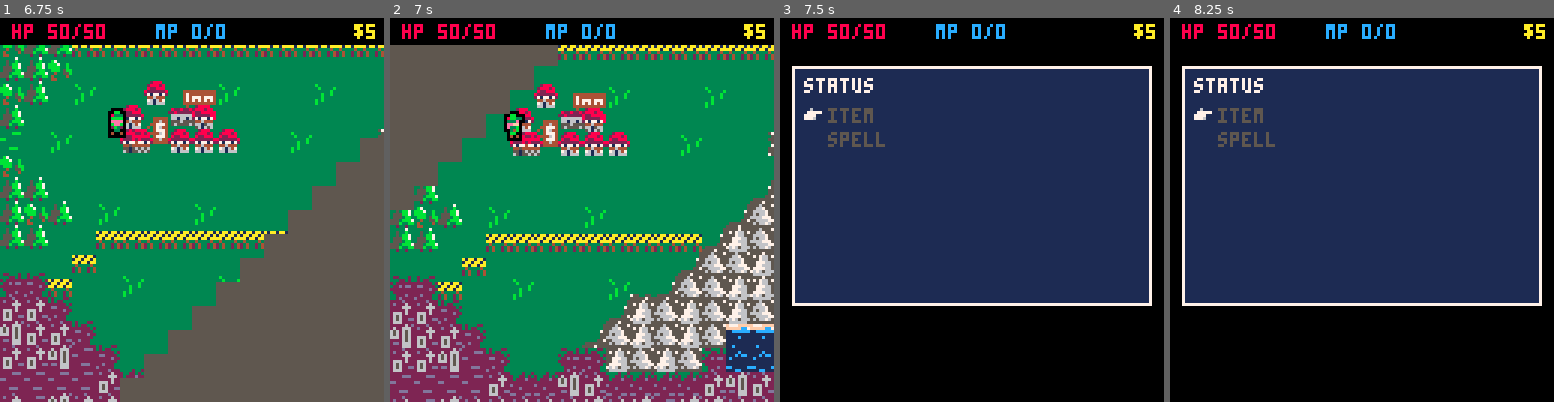
Above: before the commit, frames 1-4 (left to right).
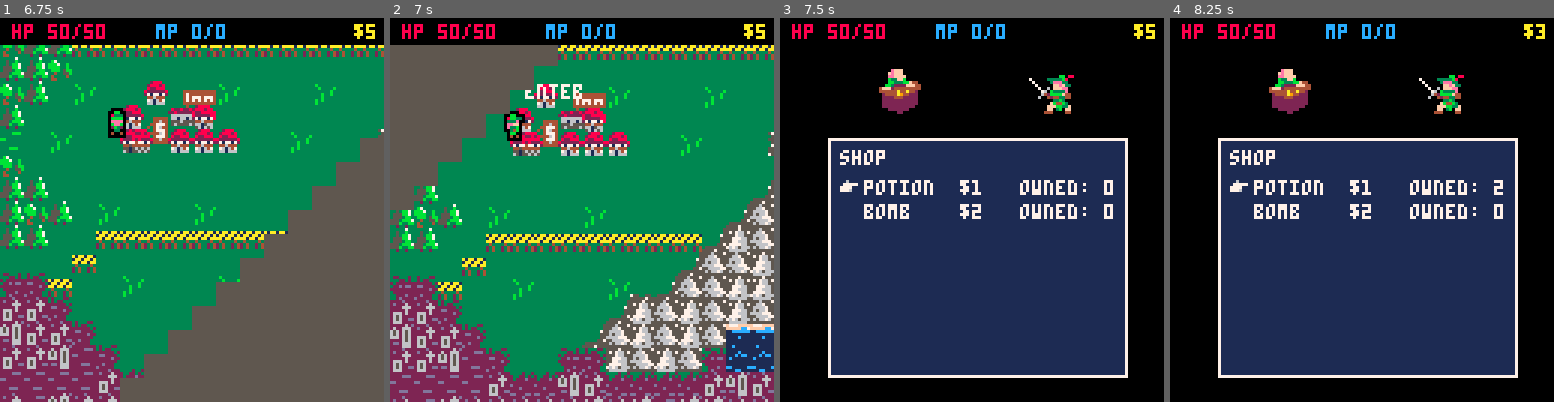
Above: after the commit, the same moments.

Repository: AddisonMink/pico8-rpg
Game: PICO-8 cartridge main.p8
The game is run twice, just before and just after one commit, with the same random seed, the same clock (stepped at 60 frames per second) and the same inputs.
Inputs:
- Up to frame 1 (6.75 s): tap X (X key) at 0.33, 1.07, 1.85, 2.97, 4.08, 5.2, 6.32 s; tap O (Z key) at 0.7, 1.7, 2.1, 2.5, 2.9, 3.3, 3.7, 4.1, 4.5, 4.9, 5.3, 5.7, 6.1, 6.5 s; hold Right 1.6-2.1 s; hold Up 2.15-2.42 s; hold Right 2.47-3.03 s; hold Left 3.08-3.58 s; hold Down 3.63-3.97 s; hold Right 4.02-4.68 s; hold Up 4.73-5.03 s; hold Left 5.08-5.68 s; hold Down 5.73-6.03 s; hold Right 6.08-6.58 s; hold Right from 6.63 s (still down)
- Up to frame 2 (7 s): keep holding Right; tap O (Z key) at 6.9 s
- Up to frame 3 (7.5 s): release Right at 7.13 s; hold Up 7.18-7.45 s; tap O (Z key) at 7.3 s; tap X (X key) at 7.43 s
- Up to frame 4 (8.25 s): hold Right 7.5-8.07 s; tap O (Z key) at 7.7, 8.1 s; hold Left from 8.12 s (still down)

Frame 1 is identical in both runs. In frame 2, 0.3% of the frame differs, in the area x 35-50%, y 17-22%; in frame 3, 43%; in frame 4, 43%, in the area x 3-98%, y 2-94%.

Commit message:
every town tile is an entrance to the shop.

Diff:
--- a/world.lua
+++ b/world.lua
@@ -32,8 +32,17 @@
   }
 
   local dialogue_map = {
+    ["15,13"] = dialogue_town_shop,
+    ["14,14"] = dialogue_town_shop,
+    ["15,14"] = dialogue_town_shop,
+    ["16,14"] = dialogue_town_shop,
+    ["17,14"] = dialogue_town_shop,
     ["14,15"] = dialogue_town_shop,
-    ["17,14"] = dialogue_town_inn,
+    ["15,15"] = dialogue_town_shop,
+    ["16,15"] = dialogue_town_shop,
+    ["17,15"] = dialogue_town_shop,
+    ["18,15"] = dialogue_town_shop,
+
     ["8,8"] = dialogue_wizard_tower,
     ["3,13"] = dialogue_fairy_cave_1,
     ["6,19"] = dialogue_fairy_cave_2,
